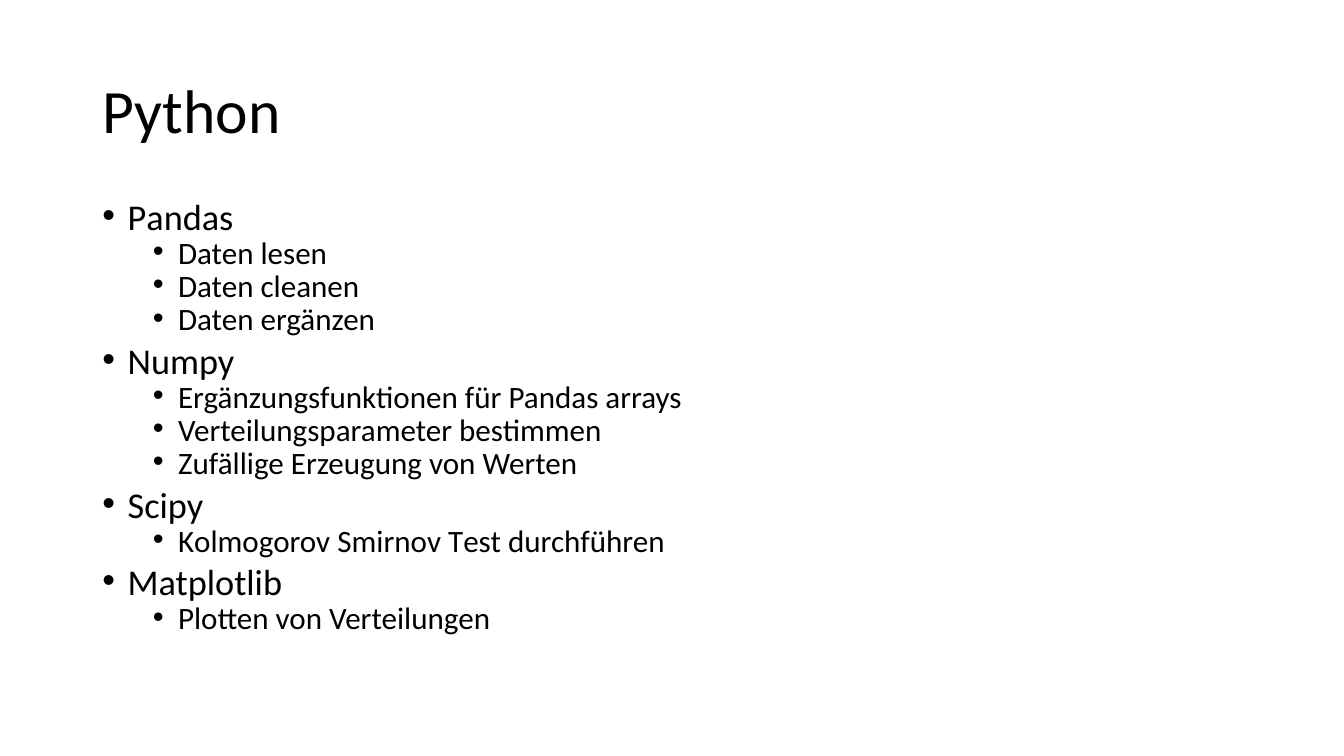
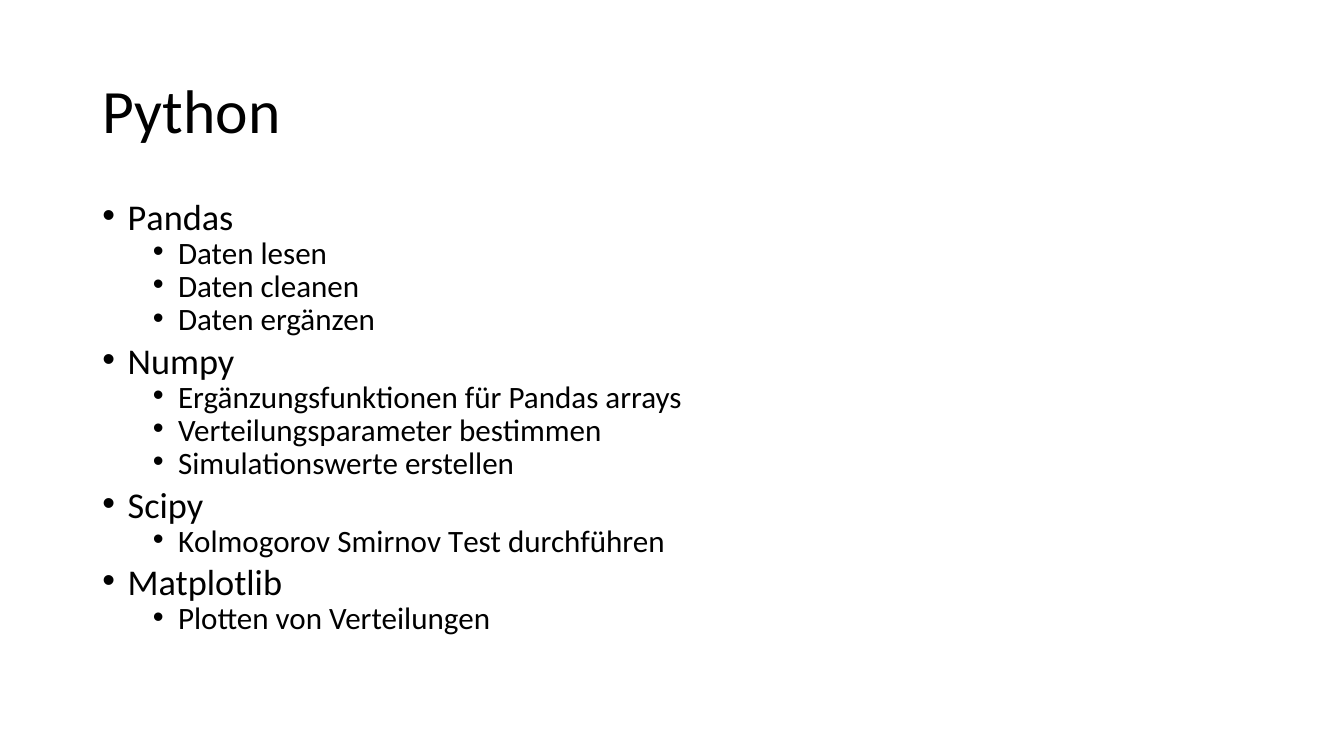
Before and after one commit to tmandelz/Steinschlag-Wahrscheinlichkeit, a slide deck: slide 6 of Präsentation/Methodik und Werkzeuge.pptx (slide 2 before the commit). Drawn at 1344x756 pixels with LibreOffice and Linux fonts; fonts in the diff are those of the drawing. Boxes give left, top, right and bottom in pixels: in the first picture for what was removed or moved away, otherwise in the second. Text is boxed around its words. In the diff, an @@ line names an element or a change of style, - is before the commit and + after.

```diff
--- a/Präsentation/Methodik und Werkzeuge.pptx
+++ b/Präsentation/Methodik und Werkzeuge.pptx
@@ text at box(178, 452, 514, 475): text changed @@
-  • Zufällige Erzeugung von Werten
+  • Simulationswerte erstellen
```
Also in this commit, not shown: 2 other slides changed.
